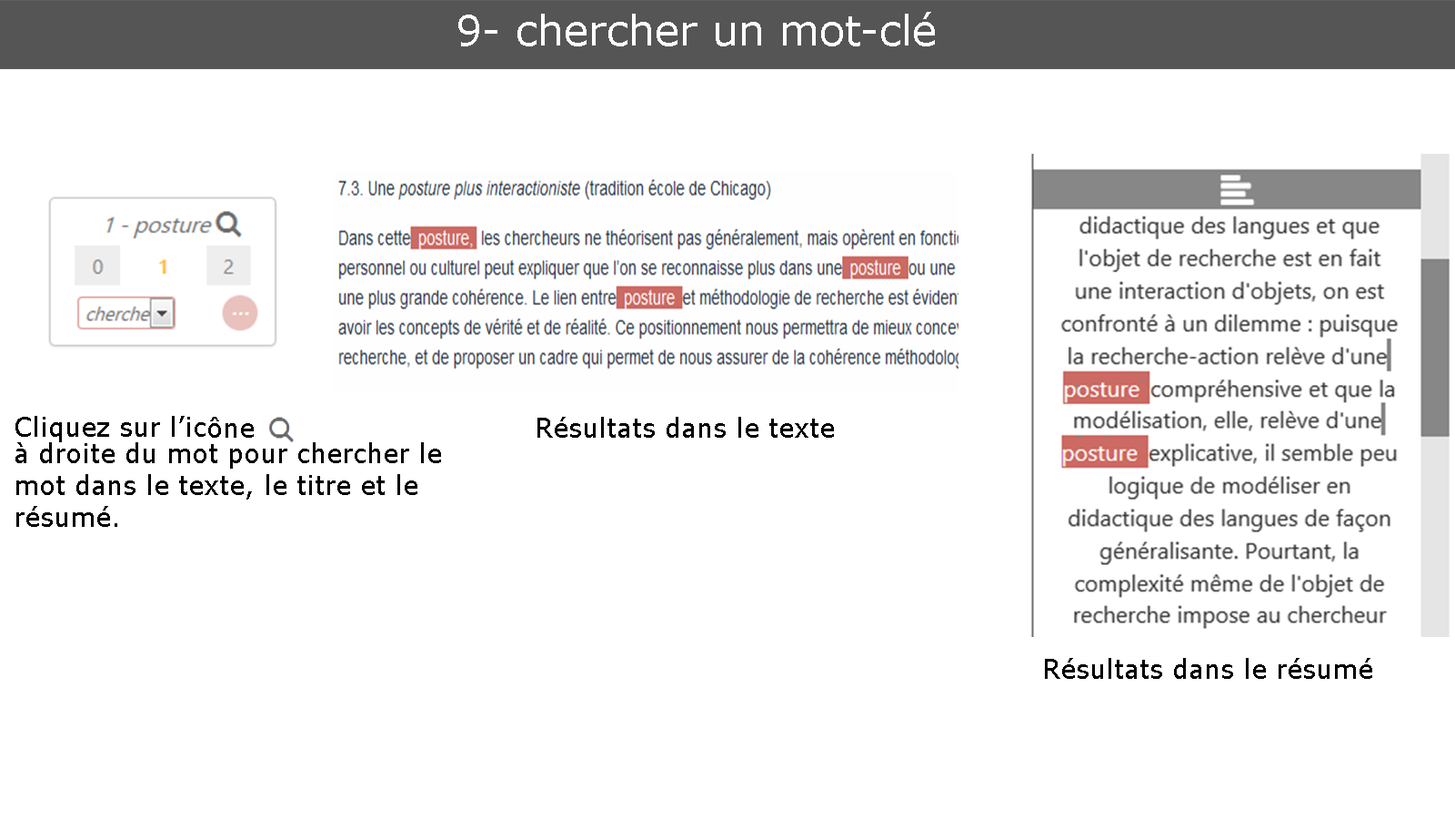
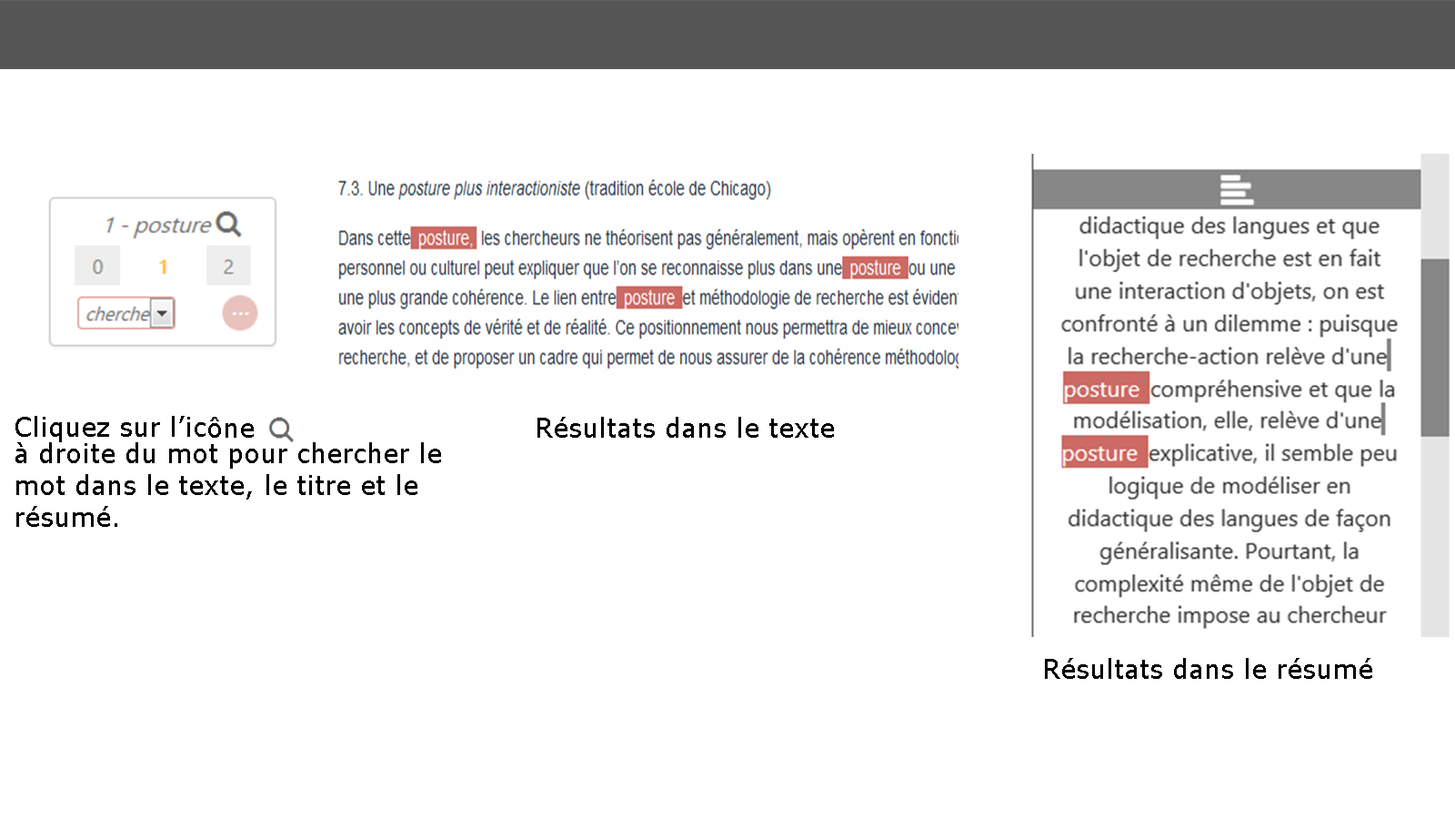
Two versions of the same layered image (1455x819). Layer-by-layer changes:
removed layer "9- chercher un mot-clé" over [458, 11, 936, 47]
